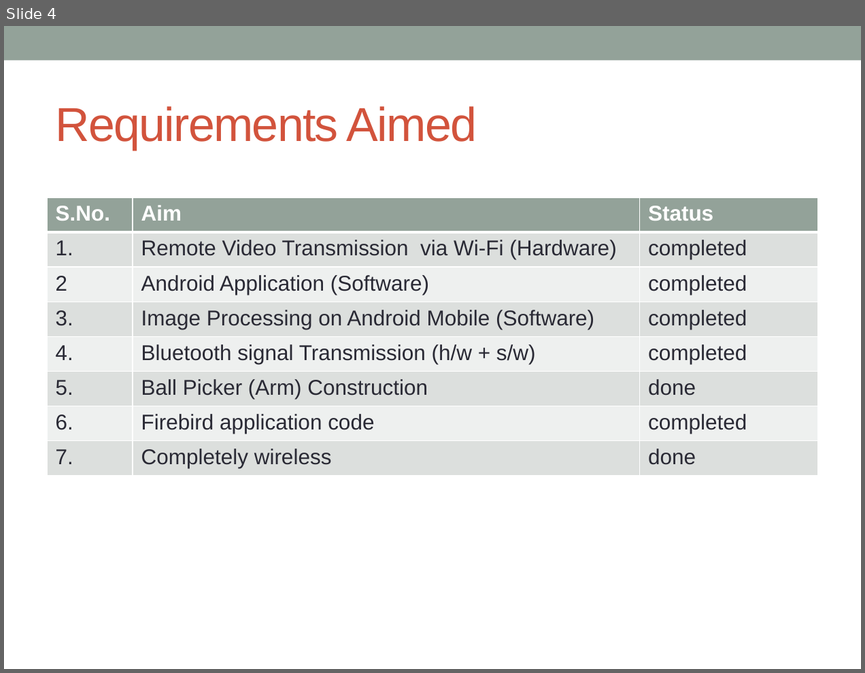
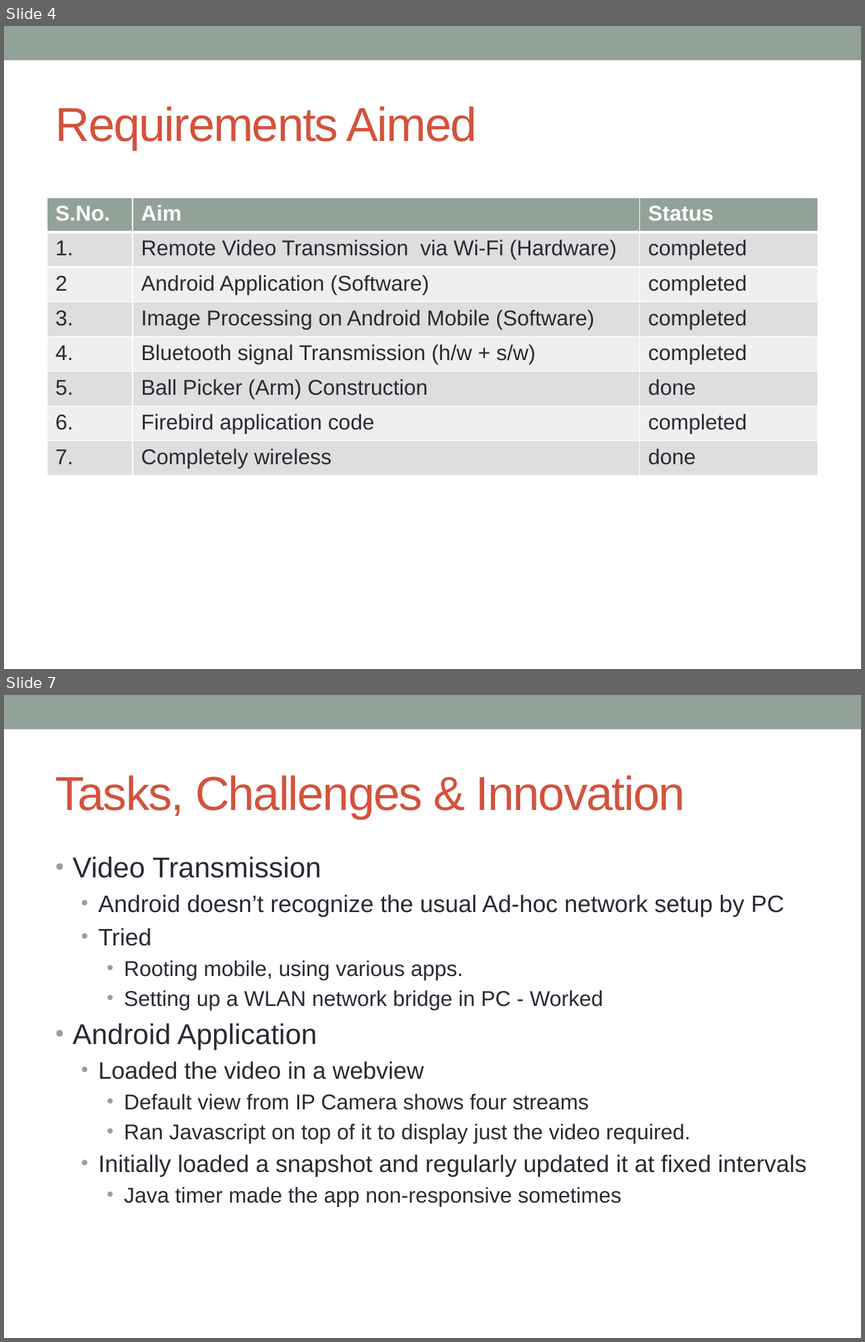
Before and after one commit to mintuhouse/AndroidBasedTennisBallCollector_group14_cs308_2012, a slide deck: Documentation/cs308_2012_team14_final_pres.pptx. Shown one above the other, each under a label of ours: slide 4 before the commit, slides 4 and 7 after it; the slides between them are not shown. The pictures are 865x673 and 865x1342 pixels, drawn with LibreOffice and Linux fonts; fonts in the diff are those of the drawing. Boxes give left, top, right and bottom in pixels: in the first picture for what was removed or moved away, otherwise in the second. Text is boxed around its words. In the diff, an @@ line names an element or a change of style, - is before the commit and + after.

```diff
--- a/Documentation/cs308_2012_team14_final_pres.pptx
+++ b/Documentation/cs308_2012_team14_final_pres.pptx
@@ slide 7 added at bbox=[4, 695, 861, 1338], background #FFFFFF; not listed: 1 template element that a slide beside it also shows @@
@@ title added at bbox=[56, 775, 685, 819], 40 pt, text #D2533C @@
+Tasks, Challenges & Innovation
@@ text added at bbox=[73, 856, 806, 1206], 18 pt, text #292934 @@
+• Video Transmission
+  • Android doesn’t recognize the usual Ad-hoc network setup by PC
+  • Tried
+    • Rooting mobile, using various apps.
+    • Setting up a WLAN network bridge in PC - Worked
+• Android Application
+  • Loaded the video in a webview
+    • Default view from IP Camera shows four streams
+    • Ran Javascript on top of it to display just the video required.
+  • Initially loaded a snapshot and regularly updated it at fixed intervals
+    • Java timer made the app non-responsive sometimes
```
Also in this commit, not shown: 1 slide changed, 8 other slides added, 3 other files.
